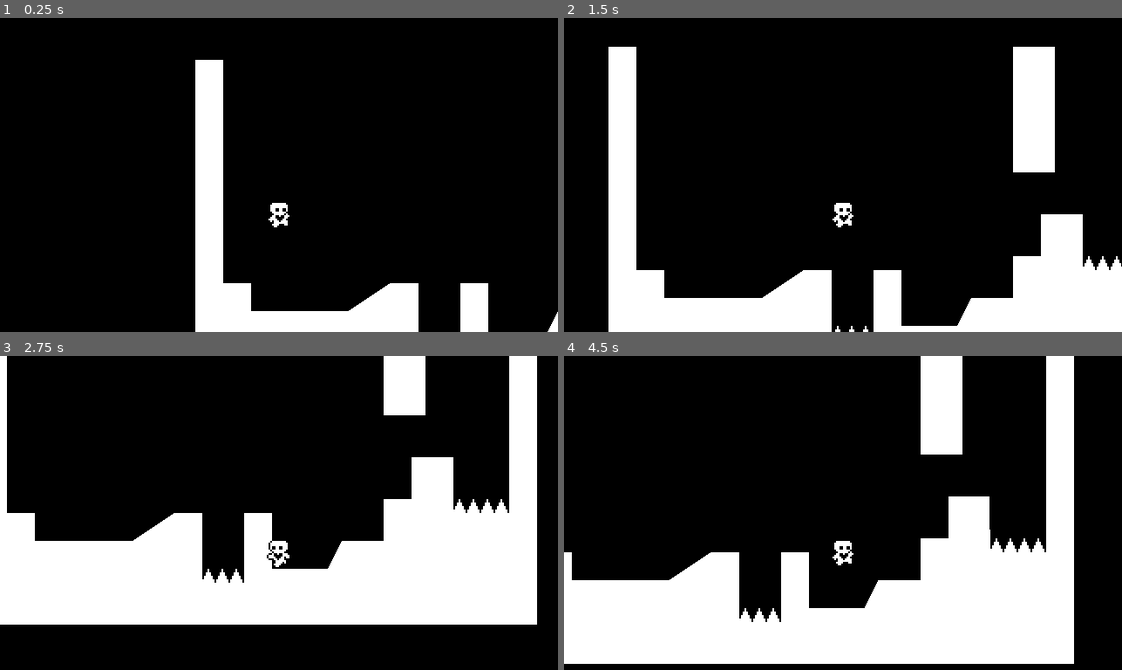
Above: before the commit, frames 1-4 (two rows, left to right).
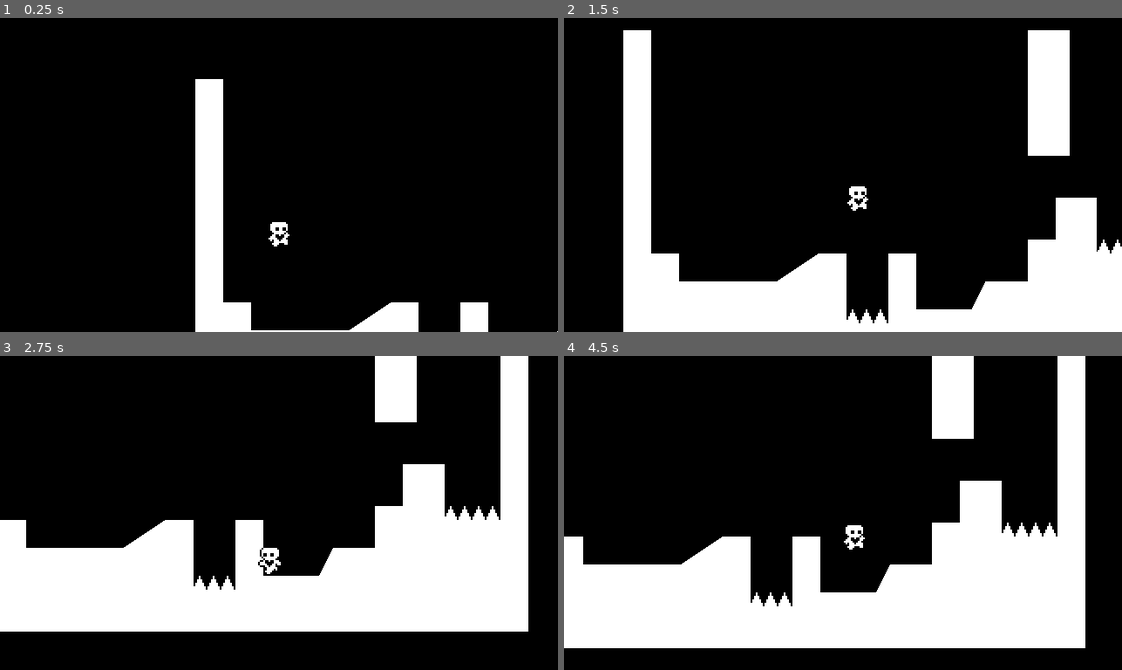
Above: after the commit, the same moments.

Repository: josed5001/heartPlatformerha
Game: Godot game, scene res://scenes/world.tscn
Two runs of this game, one before a commit and one after it. Both use one fixed random seed, a clock stepped at 60 frames per second and the inputs below.
Inputs:
- Up to frame 1 (0.25 s): no input
- Up to frame 2 (1.5 s): hold D (action_right) from 0.53 s (still down); tap Space (action_space) at 0.6, 1.35 s
- Up to frame 3 (2.75 s): release D (action_right) at 2.03 s; hold A (action_left) from 2.03 s (still down); tap Space (action_space) at 2.1 s
- Up to frame 4 (4.5 s): tap Space (action_space) at 2.85, 3.6, 4.35 s; release A (action_left) at 4.28 s; hold D (action_right) from 4.28 s (still down)

The runs differ from the first frame. In frame 1, 3.1% of the frame differs, in the area x 35-100%, y 13-100%; in frame 2, 14%; in frame 3, 9.1%; in frame 4, 15%, in the area x 0-94%, y 0-99%.

Commit message:
part-5-C

Diff:
--- a/scenes/player.tscn
+++ b/scenes/player.tscn
@@ -106,6 +106,8 @@
 
 [node name="Camera2D" type="Camera2D" parent="."]
 position = Vector2(2.08165e-12, -32)
+position_smoothing_enabled = true
+position_smoothing_speed = 10.0
 
 [node name="HazardDectector" type="Area2D" parent="."]
 collision_layer = 0
@@ -114,3 +116,5 @@
 [node name="CollisionShape2D" type="CollisionShape2D" parent="HazardDectector"]
 position = Vector2(0, -8)
 shape = SubResource("RectangleShape2D_qyfjx")
+
+[connection signal="area_entered" from="HazardDectector" to="." method="_on_hazard_dectector_area_entered"]
--- a/scenes/spikes.tscn
+++ b/scenes/spikes.tscn
@@ -1,9 +1,19 @@
-[gd_scene load_steps=2 format=3 uid="uid://g1jbty365wmq"]
+[gd_scene load_steps=3 format=3 uid="uid://g1jbty365wmq"]
 
 [ext_resource type="Texture2D" uid="uid://k3r00kfguieo" path="res://assets/spikes.png" id="1_wqlma"]
+[ext_resource type="PackedScene" uid="uid://jftoda2y48pc" path="res://scenes/hazard_area.tscn" id="2_l6h6x"]
 
 [node name="Spikes" type="Node2D"]
 
 [node name="Sprite2D" type="Sprite2D" parent="."]
 position = Vector2(8, -8)
 texture = ExtResource("1_wqlma")
+
+[node name="HazardArea" parent="." instance=ExtResource("2_l6h6x")]
+
+[node name="CollisionPolygon2D" type="CollisionPolygon2D" parent="HazardArea"]
+polygon = PackedVector2Array(4, -6, 3, -6, 0, 0, 7, 0)
+
+[node name="CollisionPolygon2D2" type="CollisionPolygon2D" parent="HazardArea"]
+position = Vector2(8, 0)
+polygon = PackedVector2Array(4, -6, 3, -6, 0, 0, 7, 0)
--- a/scripts/player.gd
+++ b/scripts/player.gd
@@ -9,6 +9,7 @@
 var gravity = ProjectSettings.get_setting("physics/2d/default_gravity")
 @onready var animated_sprite_2d = $AnimatedSprite2D
 @onready var coyote_jump_timer = $CoyoteJumpTimer
+@onready var starting_position = global_position
 
 
 func _physics_process(delta):
@@ -86,3 +87,7 @@
 		animated_sprite_2d.play("idle")
 	if not is_on_floor():
 		animated_sprite_2d.play("jump")
+
+
+func _on_hazard_dectector_area_entered(area):
+	global_position = starting_position
